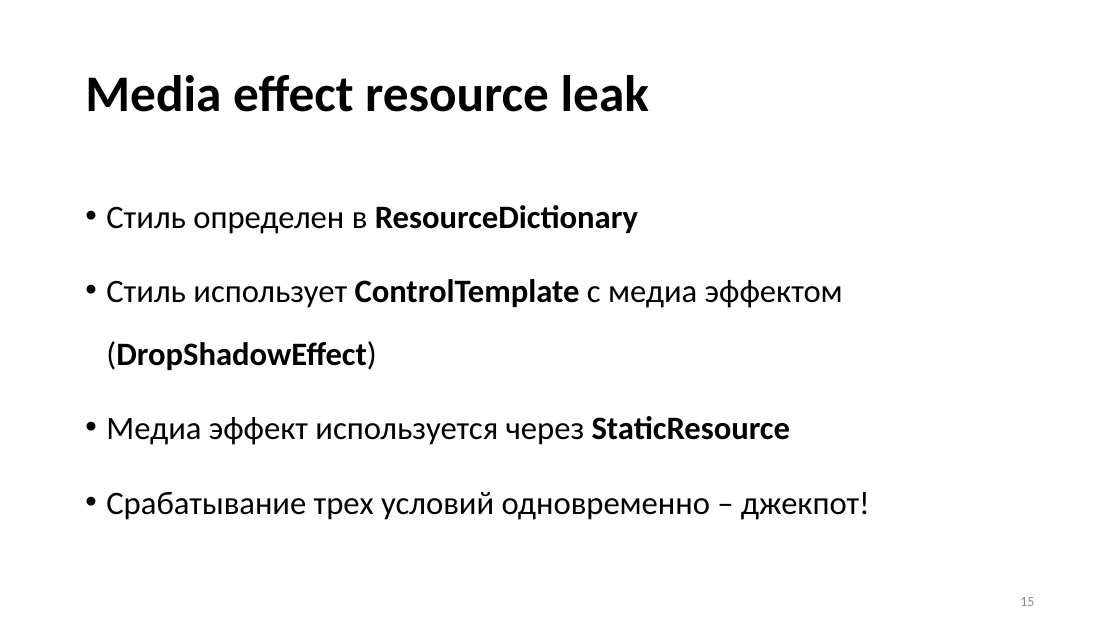
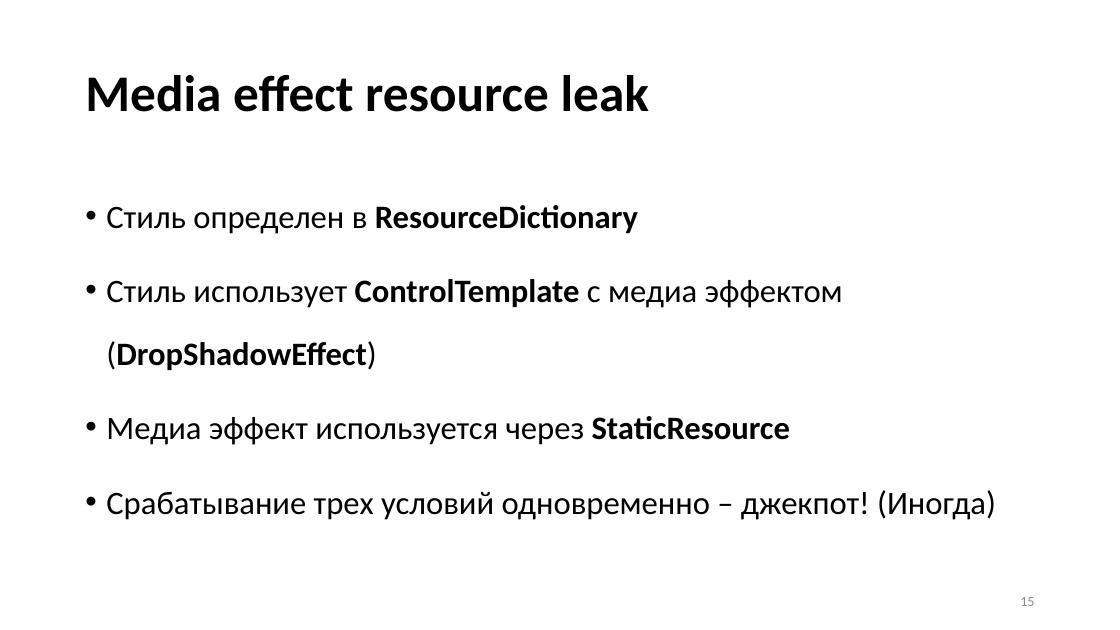
Before and after one commit to Talrandel/MemoryLeak, a slide deck: slide 15 of Утечки памяти.pptx. Drawn at 1120x630 pixels with LibreOffice and Linux fonts; fonts in the diff are those of the drawing. Boxes give left, top, right and bottom in pixels: in the first picture for what was removed or moved away, otherwise in the second. Text is boxed around its words. In the diff, an @@ line names an element or a change of style, - is before the commit and + after.

```diff
--- a/Утечки памяти.pptx
+++ b/Утечки памяти.pptx
@@ text at (106,490,996,520): text changed @@
-• Срабатывание трех условий одновременно – джекпот!
+• Срабатывание трех условий одновременно – джекпот! (Иногда)
```
Also in this commit, not shown: 6 other slides changed, 1 slide removed, 31 other files.
